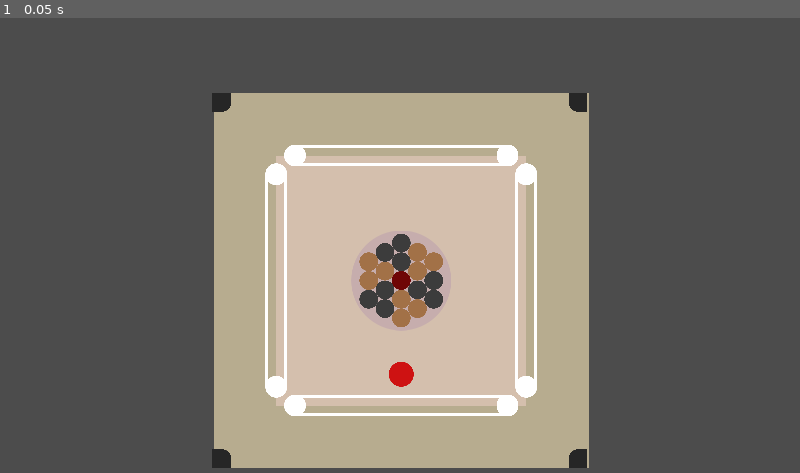
Above: before the commit, frame 1.
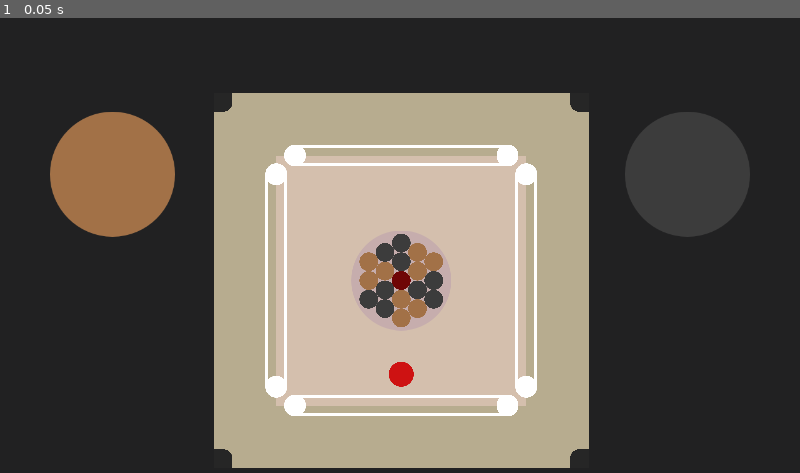
Above: after the commit, the same moment.

Repository: Ajver/Carrom
Game: Godot game, scene res://Scenes/Main/Main.tscn
The game is run twice, just before and just after one commit, with the same random seed, the same clock (stepped at 60 frames per second) and the same inputs.
Inputs:
- Up to frame 1 (0.05 s): no input

The runs differ from the first frame. In frame 1, 58% of the frame differs, in the area x 0-100%, y 0-100%.

Commit message:
Add score + better UI

Diff:
--- a/Scenes/Board/Board.tscn
+++ b/Scenes/Board/Board.tscn
@@ -26,18 +26,18 @@
 texture = ExtResource( 2 )
 
 [node name="Corner" parent="." instance=ExtResource( 3 )]
-position = Vector2( -287, -285 )
+position = Vector2( -285, -285 )
 
 [node name="Corner2" parent="." instance=ExtResource( 3 )]
-position = Vector2( 283, -285 )
+position = Vector2( 285, -285 )
 rotation = 1.5708
 
 [node name="Corner3" parent="." instance=ExtResource( 3 )]
-position = Vector2( 283, 285 )
+position = Vector2( 285, 285 )
 rotation = 3.14159
 
 [node name="Corner4" parent="." instance=ExtResource( 3 )]
-position = Vector2( -287, 285 )
+position = Vector2( -285, 285 )
 rotation = 4.71239
 
 [node name="MainDiskAreaSprite" type="Sprite" parent="."]
--- a/Scenes/Board/PiecesManager.gd
+++ b/Scenes/Board/PiecesManager.gd
@@ -1,13 +1,15 @@
 extends Node2D
+
+onready var main = get_node("/root/Main")
 
 var Piece = load("res://Scenes/Pieces/Piece.tscn")
 var Striker = load("res://Scenes/Pieces/Striker.tscn")
 
-const DISKS_COLORS = [
-	Color8(163, 114, 72),
-	Color8(61, 61, 61),
-	Color8(112, 7, 7)
-]
+const PIECES_TYPES = {
+	0: [ "white", Color8(163, 114, 72) ],
+	1: [ "black", Color8(61, 61, 61) ],
+	2: [ "queen", Color8(112, 7, 7) ]
+}
 
 const PIECE_D : float = 30.0
 const MIN_DISK_SPEED : float = 0.05
@@ -29,7 +31,7 @@
 func register_new_pieces() -> void:
 	var SQRT_3 = 1.732
 
-	create_piece(Vector2.ZERO, DISKS_COLORS[2])
+	create_piece(Vector2.ZERO, PIECES_TYPES[2])
 	create_6_pieces(PIECE_D, 0.0)
 	create_6_pieces(PIECE_D*2, 0.0)
 	create_6_pieces(PIECE_D * SQRT_3, PI / 6.0)
@@ -48,16 +50,17 @@
 		var x = sin(angle) * R
 		var y = cos(angle) * R
 
-		create_piece(Vector2(x, y), DISKS_COLORS[i%2])
+		create_piece(Vector2(x, y), PIECES_TYPES[i%2])
 
 		angle += PI_OVER_3
 
-func create_piece(piece_position:Vector2, piece_modulate:Color):
+func create_piece(piece_position:Vector2, piece_type:Array):
 	var piece = Piece.instance()
 	add_child(piece)
-	piece.modulate = piece_modulate
+	piece.position = piece_position
+	piece.piece_type = piece_type[0]
+	piece.modulate = piece_type[1]
 	piece.set_pieces_manager(self)
-	piece.position = piece_position
 
 func _process(delta):
 	if in_prepare_mode:
@@ -85,6 +88,6 @@
 
 	in_prepare_mode = true
 
-func disk_reached(piece) -> void:
-	#call_deferred("remove_child", piece)
+func piece_reached(piece) -> void:
+	main.piece_reached(piece)
 	pass
--- a/Scenes/Main/Main.gd
+++ b/Scenes/Main/Main.gd
@@ -1,5 +1,15 @@
 extends Control
+
+onready var player1 = find_node("Player1")
+onready var player2 = find_node("Player2")
 
 func _input(event) -> void:
 	if Input.is_key_pressed(KEY_ESCAPE):
 		get_tree().quit()
+
+func piece_reached(piece) -> void:
+	match piece.piece_type:
+		"white":
+			player1.add_score()
+		"black":
+			player2.add_score()
--- a/Scenes/Main/Main.tscn
+++ b/Scenes/Main/Main.tscn
@@ -45,9 +45,11 @@
 
 [node name="Player1" parent="MarginContainer/VBoxContainer/HBoxContainer" instance=ExtResource( 3 )]
 margin_right = 320.0
+piece_type = "white"
 
 [node name="Player2" parent="MarginContainer/VBoxContainer/HBoxContainer" instance=ExtResource( 3 )]
 margin_left = 920.0
+piece_type = "black"
 
 [node name="Board" parent="." instance=ExtResource( 4 )]
 position = Vector2( 642, 420 )
--- a/Scenes/Main/PlayerPanel.gd
+++ b/Scenes/Main/PlayerPanel.gd
@@ -1,12 +1,24 @@
 extends MarginContainer
 
+export(String) var piece_type
+
 onready var score_label = find_node("Score")
+onready var piece_texture = find_node("PieceTexture")
 
 var score : int = 0
 
 func _ready():
 	set_score(0)
 
+	match piece_type:
+		"white":
+			piece_texture.modulate = Color8(163, 114, 72)
+		"black":
+			piece_texture.modulate = Color8(61, 61, 61)
+
 func set_score(value:int):
 	score = value
 	score_label.text = "Score: " + str(score)
+
+func add_score(value:int = 1):
+	set_score(score + value)
--- a/Scenes/Main/PlayerPanel.tscn
+++ b/Scenes/Main/PlayerPanel.tscn
@@ -1,8 +1,9 @@
-[gd_scene load_steps=4 format=2]
+[gd_scene load_steps=5 format=2]
 
 [ext_resource path="res://Scenes/Main/PlayerPanel.gd" type="Script" id=1]
 [ext_resource path="res://Assets/Fonts/font_40.tres" type="DynamicFont" id=2]
 [ext_resource path="res://Assets/Fonts/font_32.tres" type="DynamicFont" id=3]
+[ext_resource path="res://Assets/Graphics/circle.png" type="Texture" id=4]
 
 [node name="PlayerPanel" type="MarginContainer"]
 margin_right = 1240.0
@@ -33,3 +34,16 @@
 margin_bottom = 97.0
 custom_fonts/font = ExtResource( 3 )
 text = "Score: 12"
+
+[node name="MarginContainer" type="MarginContainer" parent="VBoxContainer"]
+margin_top = 117.0
+margin_right = 1200.0
+margin_bottom = 377.0
+custom_constants/margin_top = 60
+
+[node name="PieceTexture" type="TextureRect" parent="VBoxContainer/MarginContainer"]
+margin_top = 60.0
+margin_right = 1200.0
+margin_bottom = 260.0
+texture = ExtResource( 4 )
+stretch_mode = 4
--- a/Scenes/Pieces/Piece.gd
+++ b/Scenes/Pieces/Piece.gd
@@ -1,4 +1,6 @@
 extends RigidBody2D
+
+var piece_type : String
 
 var pieces_manager = null
 
@@ -14,4 +16,4 @@
 func _on_Corner_entered(area):
 	if area.is_in_group("corners"):
 		queue_free()
-		pieces_manager.disk_reached(self)
+		pieces_manager.piece_reached(self)
--- a/Scenes/Pieces/Striker.gd
+++ b/Scenes/Pieces/Striker.gd
@@ -91,7 +91,6 @@
 		set_on_valid_area(true)
 	else:
 		set_on_valid_area(false)
-		print(areas)
 
 	return on_valid_area
 
--- a/project.godot
+++ b/project.godot
@@ -62,4 +62,5 @@
 [rendering]
 
 vram_compression/import_etc=true
+environment/default_clear_color=Color( 0.133333, 0.133333, 0.137255, 1 )
 environment/default_environment="res://default_env.tres"
Not shown: 2 places in Scenes/Board/Board.tscn that only renumber resources
